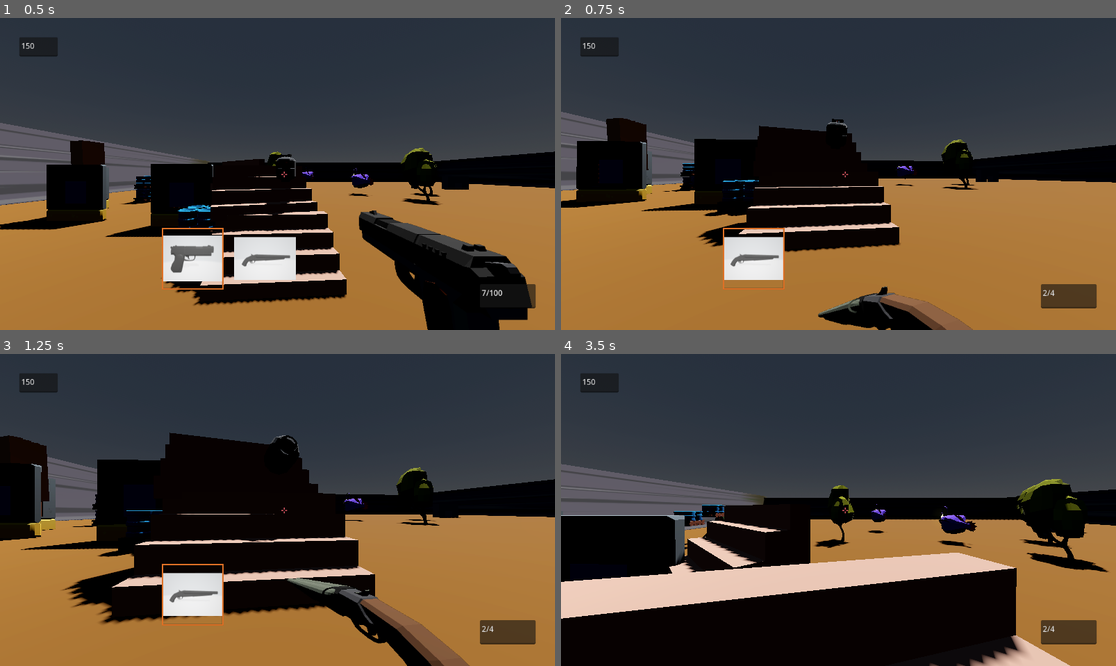
Above: before the commit, frames 1-4 (two rows, left to right).
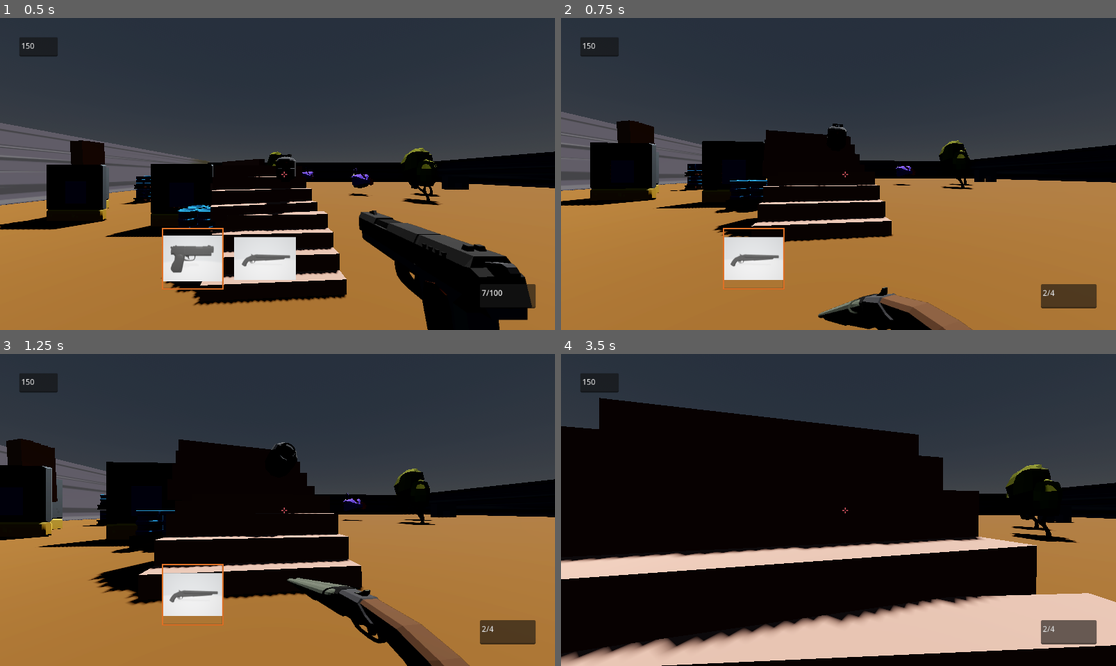
Above: after the commit, the same moments.

Repository: pixelcrust/godotfps
Game: Godot game, scene res://world.tscn
The game is run twice, just before and just after one commit, with the same random seed, the same clock (stepped at 60 frames per second) and the same inputs.
Inputs (mouse positions are in pixels of both pictures, inside the frame that each line leads up to):
- Up to frame 1 (0.5 s): no input
- Up to frame 2 (0.75 s): move the mouse to (866, 174) at 0.52 s; hold W (key_forward) from 0.53 s (still down); tap G (key_drop_weapon) at 0.6 s
- Up to frame 3 (1.25 s): keep holding W (key_forward); tap Space (key_jump) at 0.77 s
- Up to frame 4 (3.5 s): keep holding W (key_forward); move the mouse to (810, 510) at 1.27 s; tap F (Interact) at 1.35 s; tap Space (key_jump) at 1.52, 3.02 s; tap G (key_drop_weapon) at 1.55, 2.3, 2.85 s; move the mouse to (849, 503) at 2.02 s; hold Ctrl (key_crouch) 2.03-2.78 s; move the mouse to (832, 516) at 2.77 s

Frame 1 is identical in both runs. In frame 2, 4.8% of the frame differs, in the area x 0-100%, y 30-100%; in frame 3, 7.7%; in frame 4, 50%, in the area x 0-100%, y 14-100%.

Commit message:
dropped weapons have the correct ammount of ammo

Diff:
--- a/Scripts/Player.gd
+++ b/Scripts/Player.gd
@@ -383,21 +383,27 @@
 		0:
 			print("dropped gun")
 			var new_dropped_gun = asset_drop_gun.instantiate()
-			new_dropped_gun.position = head.global_position
+			new_dropped_gun.position = raycast_interaction.global_position
 			new_dropped_gun.transform.basis = global_transform.basis
-			get_tree().root.get_children()[0].add_child(new_dropped_gun);
+			get_tree().root.get_children()[0].add_child(new_dropped_gun)
+			new_dropped_gun.loaded = inventory[inventory_selector].loaded
+			new_dropped_gun.spare_ammo = inventory[inventory_selector].spare_ammo
 			new_dropped_gun.rigid_body.apply_force(Vector3(5,5,5))
 		1:
 			print("dropped gun")
 			var new_dropped_shotgun = asset_drop_shotgun.instantiate()
-			new_dropped_shotgun.position = head.global_position
+			new_dropped_shotgun.position = raycast_interaction.global_position
 			new_dropped_shotgun.transform.basis = global_transform.basis
-			get_tree().root.get_children()[0].add_child(new_dropped_shotgun);
+			new_dropped_shotgun.loaded = inventory[inventory_selector].loaded
+			new_dropped_shotgun.spare_ammo = inventory[inventory_selector].spare_ammo
+			get_tree().root.get_children()[0].add_child(new_dropped_shotgun)
 		2:
 			print("dropped gun")
 			var new_dropped_sniper = asset_drop_sniper.instantiate()
-			new_dropped_sniper.position = head.global_position
+			new_dropped_sniper.position = raycast_interaction.global_position
 			new_dropped_sniper.transform.basis = global_transform.basis
+			new_dropped_sniper.loaded = inventory[inventory_selector].loaded
+			new_dropped_sniper.spare_ammo = inventory[inventory_selector].spare_ammo
 			get_tree().root.get_children()[0].add_child(new_dropped_sniper)
 		-1:
 			pass
